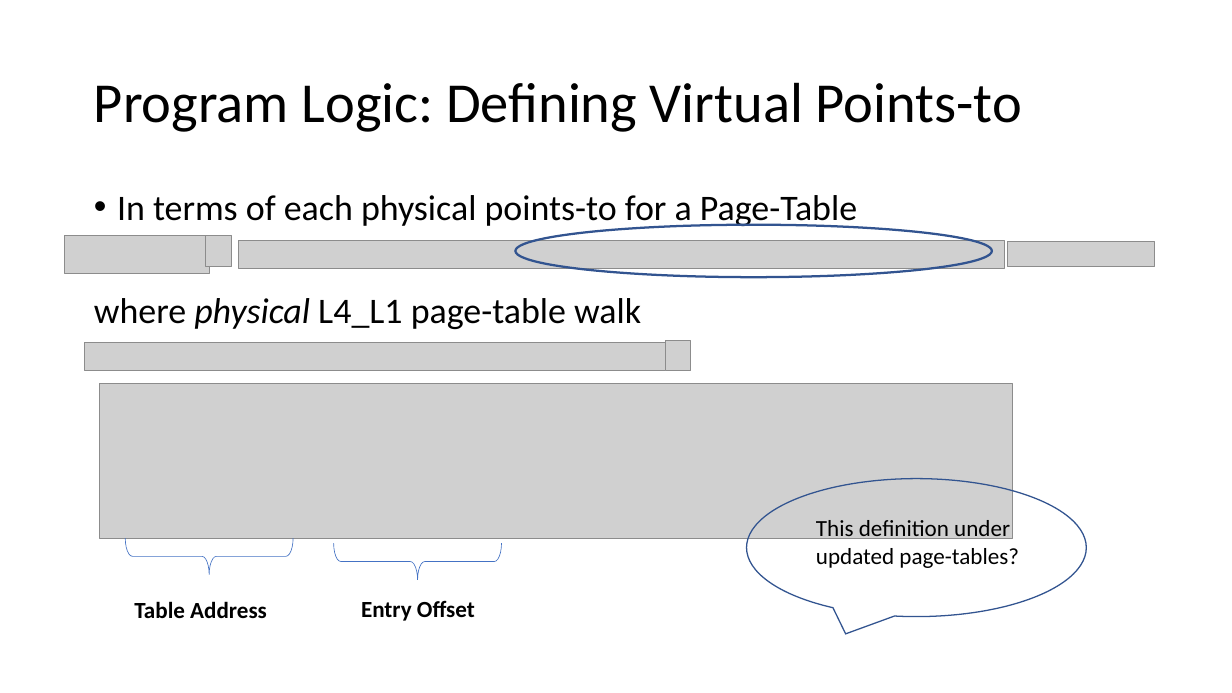
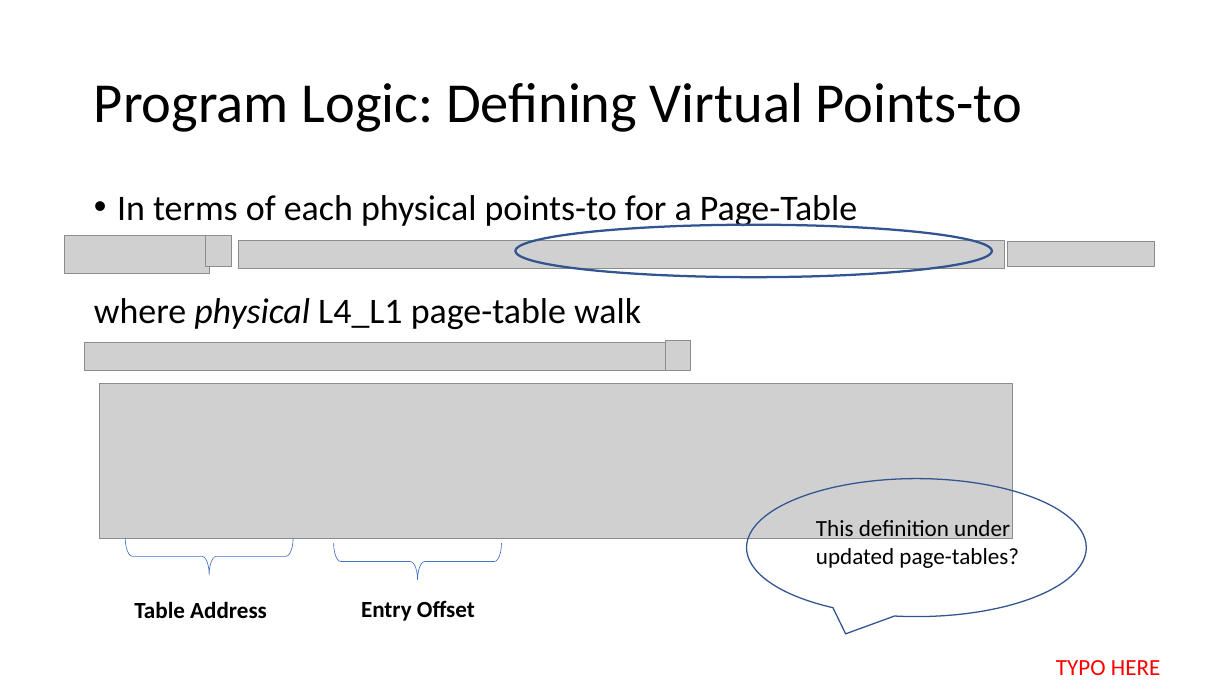
Before and after one commit to Contingent-Systems/vkern_paper, a slide deck: slide 9 of loca_virt_draft.pptx. Drawn at 1232x693 pixels with LibreOffice and Linux fonts; fonts in the diff are those of the drawing; grey boxes stand for pictures. Boxes give left, top, right and bottom in pixels: in the first picture for what was removed or moved away, otherwise in the second. Text is boxed around its words. In the diff, an @@ line names an element or a change of style, - is before the commit and + after.

```diff
--- a/loca_virt_draft.pptx
+++ b/loca_virt_draft.pptx
@@ text added at (1056,660,1160,675), 18 pt, text #FF0000 @@
+TYPO HERE
```
Also in this commit, not shown: 2 other files.
